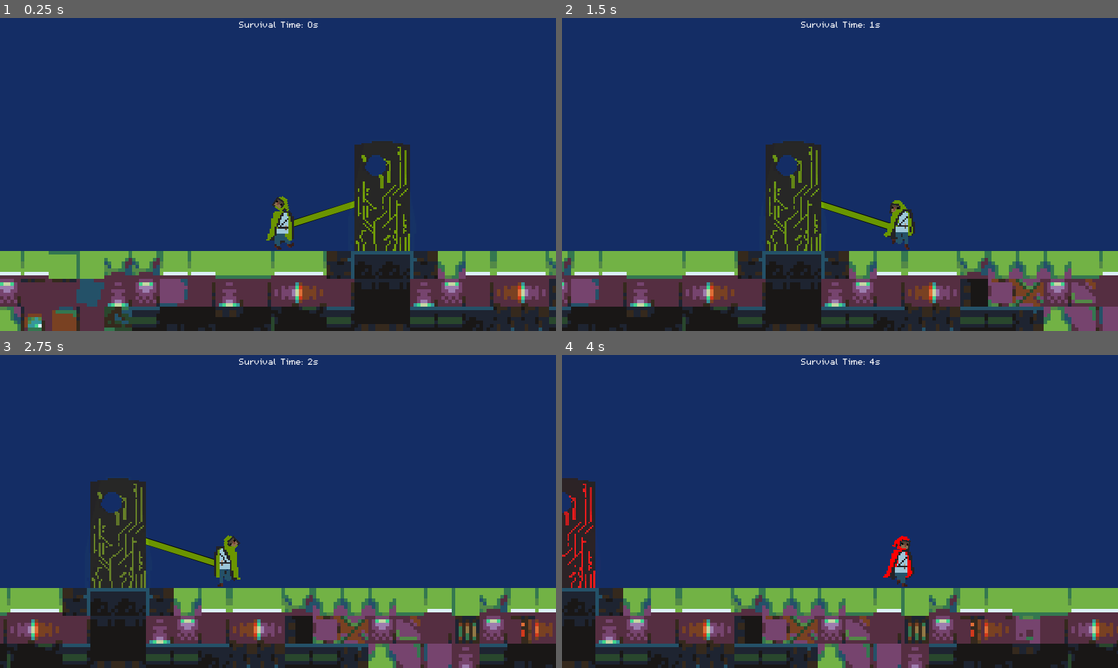
Above: before the commit, frames 1-4 (two rows, left to right).
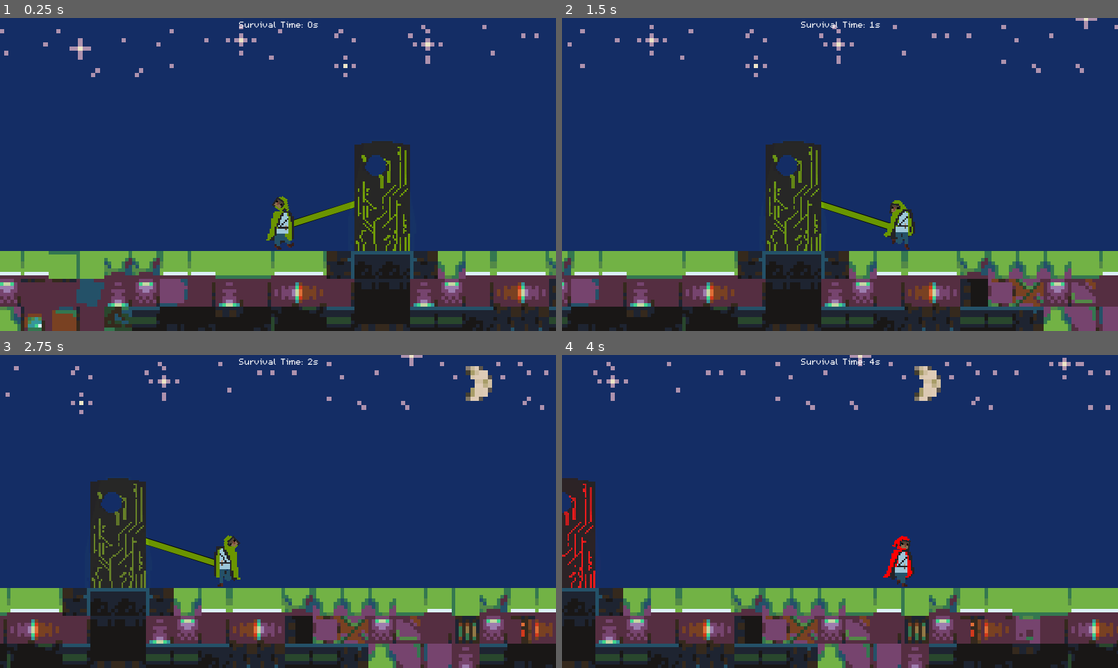
Above: after the commit, the same moments.

Repository: MHillier98/FeedThePillar
Game: Godot game, scene res://Scenes/TestScene.tscn
Same seed, same stepped clock (60 frames per second), same inputs: the game is played once before the commit and once after it.
Inputs (mouse positions are in pixels of both pictures, inside the frame that each line leads up to):
- Up to frame 1 (0.25 s): no input
- Up to frame 2 (1.5 s): tap Enter at 0.5 s; move the mouse to (962, 158) at 0.52 s; hold D (right) from 0.53 s (still down); tap W (up) at 0.77 s; move the mouse to (728, 190) at 1.27 s
- Up to frame 3 (2.75 s): tap W (up) at 1.52 s; move the mouse to (333, 442) at 2.02 s; release D (right) at 2.03 s; hold A (left) from 2.03 s (still down)
- Up to frame 4 (4 s): move the mouse to (812, 574) at 2.77 s; release A (left) at 2.78 s; hold D (right) from 2.78 s (still down); tap W (up) at 3.02, 3.77 s; move the mouse to (1006, 558) at 3.52 s

The runs differ from the first frame. In frame 1, 0.6% of the frame differs, in the area x 0-97%, y 2-19%; in frame 2, 0.6%; in frame 3, 0.9%; in frame 4, 1.0%, in the area x 5-99%, y 0-18%.

Commit message:
Updated background + notes

Diff:
--- a/Scenes/TestScene.tscn
+++ b/Scenes/TestScene.tscn
@@ -12,9 +12,12 @@
 script = ExtResource( 4 )
 
 [node name="Background" type="Sprite" parent="."]
-position = Vector2( 320, 1 )
-scale = Vector2( 15, 10 )
+position = Vector2( 320, 186 )
+scale = Vector2( 5, 5 )
 texture = ExtResource( 7 )
+__meta__ = {
+"_edit_lock_": true
+}
 
 [node name="PowerLine" type="Control" parent="."]
 anchor_right = 1.0
@@ -52,10 +55,9 @@
 text = "Theme: KEEP IT ALIVE
 Sub-theme: YOU ARE THE POWER SOURCE
 
-1- enemies should force you to move away from the pillar!
-2- how does the player get more points?
-3- show the player accent colour as a backpack/line on character?
-4- ???"
+1- enemies should force you to move away from the pillar
+2- drain life from ghosts, and transfer it back into the pillar
+3- ?"
 __meta__ = {
 "_edit_use_anchors_": false
 }
Binary file changed: Images/background.png
